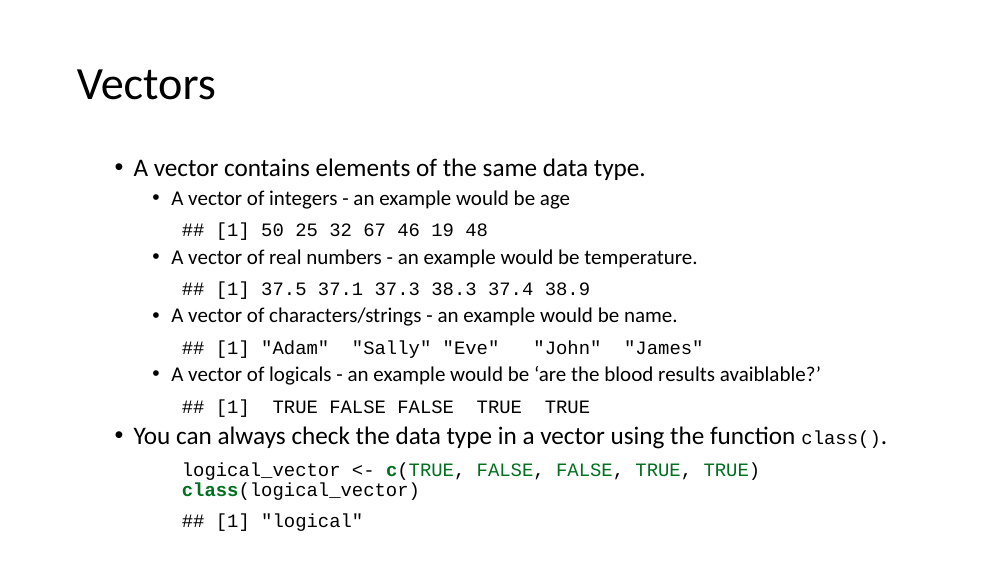
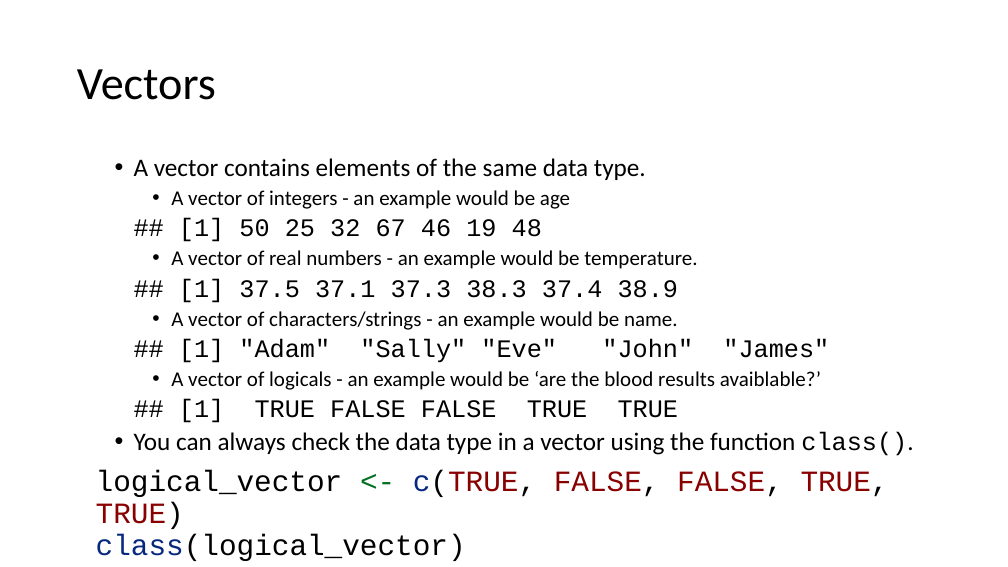
Before and after one commit to ClinicianCoders/ClinicianCoders, a slide deck: slide 25 of Workshops/Workshop1.pptx. Drawn at 1008x567 pixels with LibreOffice and Linux fonts; fonts in the diff are those of the drawing. Boxes give left, top, right and bottom in pixels: in the first picture for what was removed or moved away, otherwise in the second. Text is boxed around its words. In the diff, an @@ line names an element or a change of style, - is before the commit and + after.

Commit message:
Re-knit Workshop 1 ppt using R 4.1.0

```diff
--- a/Workshops/Workshop1.pptx
+++ b/Workshops/Workshop1.pptx
@@ text at (96, 218, 913, 529): size 18 to 24 pt in "## [1] 50 25 32 67 46 ...", "## [1] 37.5 37.1 37.3 38.3 37.4 ...", "## [1] "Adam" "Sally" "Eve" "John" "James"", "## [1] TRUE FALSE FALSE TRUE TRUE" and 1 more places; size 18 to 28 pt in "logical_vector <- c(TRUE, FALSE, FALSE, TRUE, TRUE) ...", "## [1] "logical""; text colour #000000 to #007020 in "<-"; text colour #007020 to #06287E, bold off in "c(TRUE, class(logical_vector)"; text colour #007020 to #880000 in "c(TRUE, FALSE, FALSE, TRUE, TRUE)"; list level 1 to 2 in "## [1] 50 25 32 ..."; list level 1 to 2 in "## [1] 37.5 37.1 37.3 ..."; list level 1 to 2 in "## [1] "Adam" "Sally" "Eve" ..."; list level 1 to 2 in "## [1] TRUE FALSE FALSE ..."; indent changed @@
```
Also in this commit, not shown: 27 other slides changed, 1 other file.
